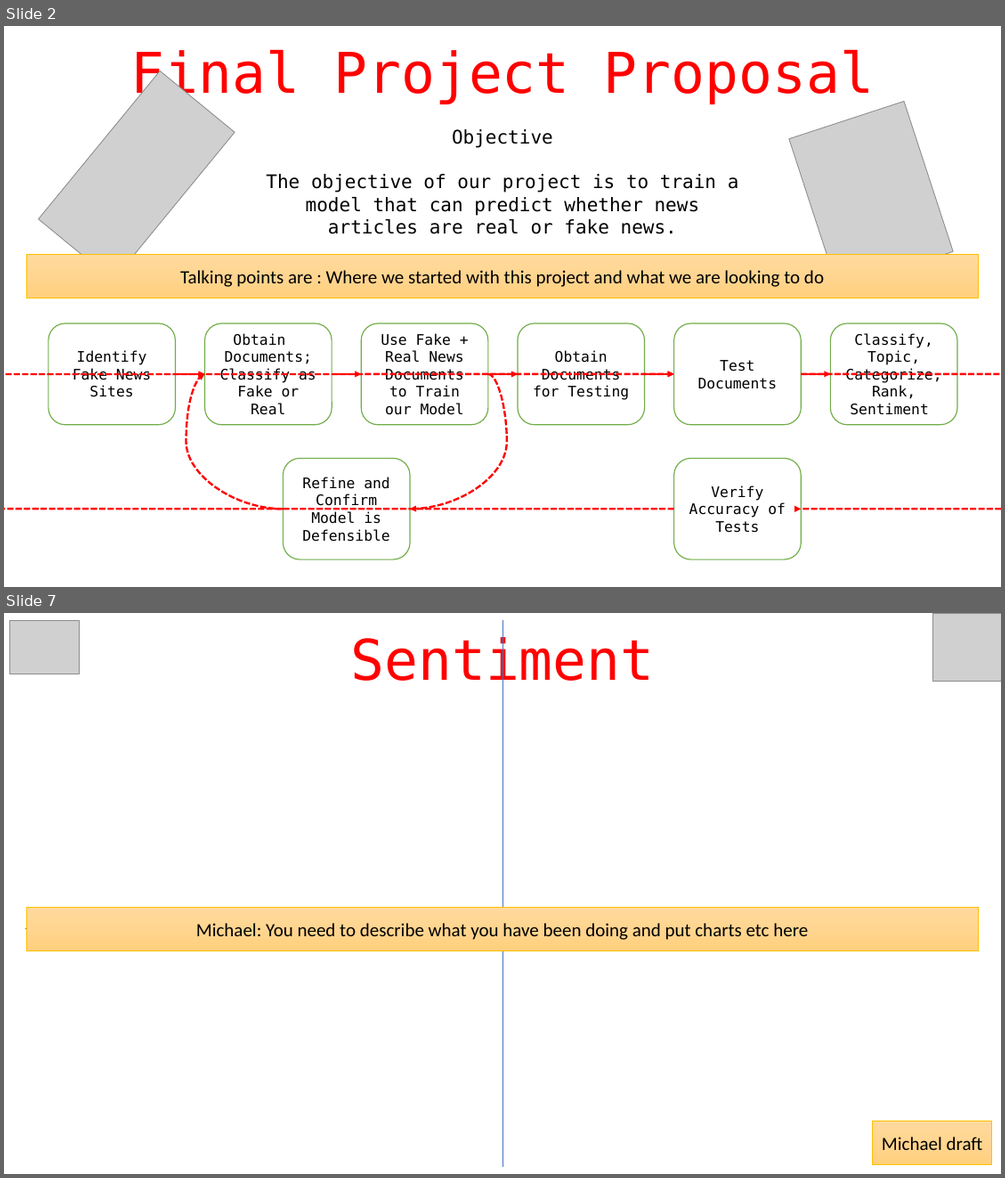
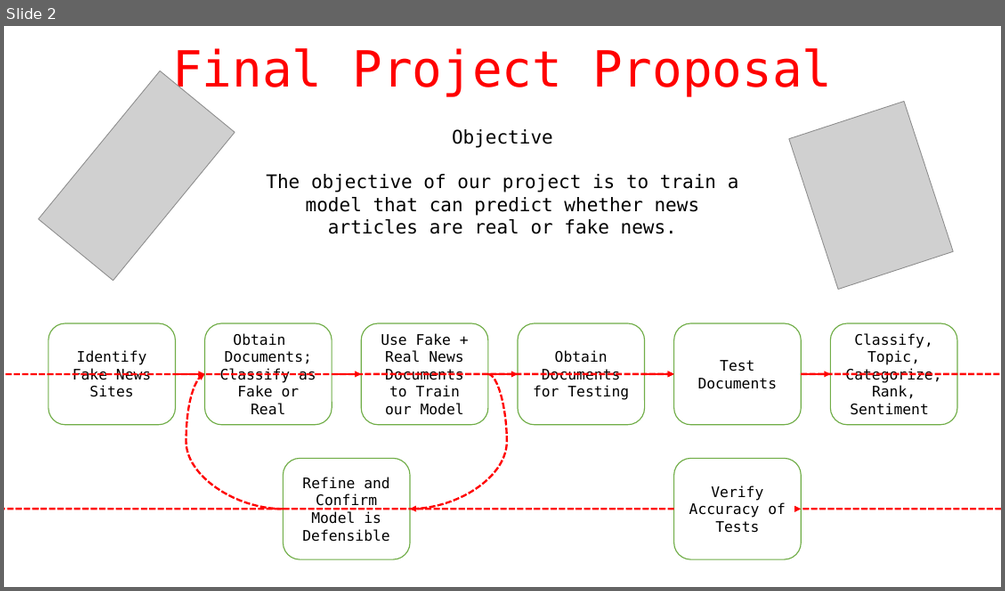
Before and after one commit to richpatanalytics/FakeNewsAnalysis, a slide deck: FakeNewsProjectPresentation.pptx. Shown one above the other, each under a label of ours: slides 2 and 7 before the commit, slide 2 after it; the slides between them are not shown. The pictures are 1005x1178 and 1005x591 pixels, drawn with LibreOffice and Linux fonts; fonts in the diff are those of the drawing; grey boxes stand for pictures. Boxes give left, top, right and bottom in pixels: in the first picture for what was removed or moved away, otherwise in the second. Text is boxed around its words. In the diff, an @@ line names an element or a change of style, - is before the commit and + after.

Commit message:
Final Project Presentation
Final Project Presentation

```diff
--- a/FakeNewsProjectPresentation.pptx
+++ b/FakeNewsProjectPresentation.pptx
@@ slide 7 removed at (4,613,1001,1174), background #FFFFFF @@
@@ picture removed at (10,620,80,674) @@
@@ text removed at (350,634,654,691) @@
-Sentiment
@@ line removed from (502, 620) to (502, 1167) @@
@@ picture removed at (933,613,1001,681) @@
@@ line removed from (25, 929) to (979, 929) @@
@@ rectangle removed at (26,907,979,950) @@
-Michael: You need to describe what you have been doing and put charts etc here
@@ rectangle removed at (873,1121,992,1164) @@
-Michael draft
@@ slide 2 changed as well @@
@@ text "Final Project Proposal" at (172,48,833,96): size 54 to 48 pt @@
@@ rectangle removed at (26,254,979,297) @@
-Talking points are : Where we started with this project and what we are looking to do
```
Also in this commit, not shown: 7 other slides changed, 4 slides added, 5 other slides removed.
